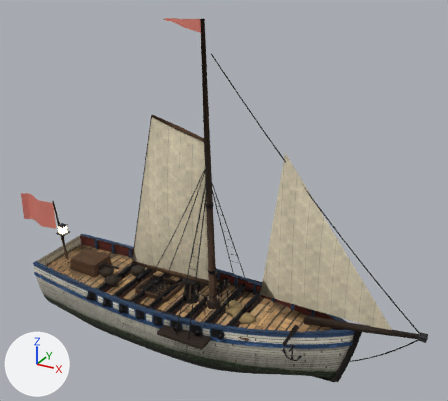
The glTF model public/models/ships/yacht.glb as it was, and as the next commit left it.
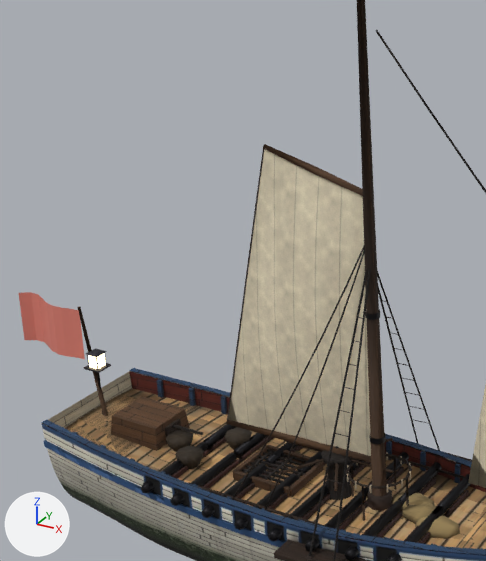
Old and new are each drawn whole from a camera (50 mm lens) standing at (12.73, -19.67, 16.22) and looking at (1.54, 0.68, 6.05) and again close up on the part from 2% to 60% of the width and 9% to 84% of the height. The lights are fixed; the arrows at lower left show +X, +Y and +Z. The first two pictures are the older version. Where no turn or scale is listed for an object, it has been applied to the vertices. Vertices at exactly the same position are counted once.

In view in the first close-up: 'LOD0_Body', 'LOD0_Flag', 'LOD0_Jib', 'LOD0_Wood', 'LOD0_m0_AftSail', 'LOD0_m0_AftYards', 'LOD1_Body', 'LOD1_Wood', 'LOD1_m0_AftSail', 'LOD2_Body', 'LOD2_Wood', 'LOD2_m0_AftSail' and 5 more.
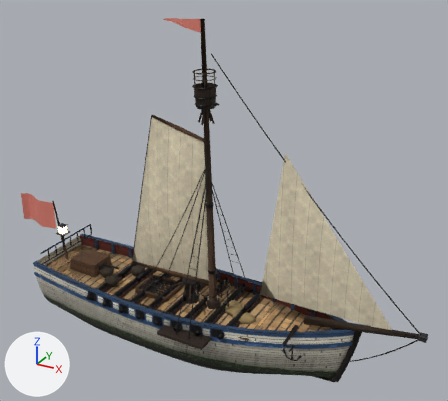
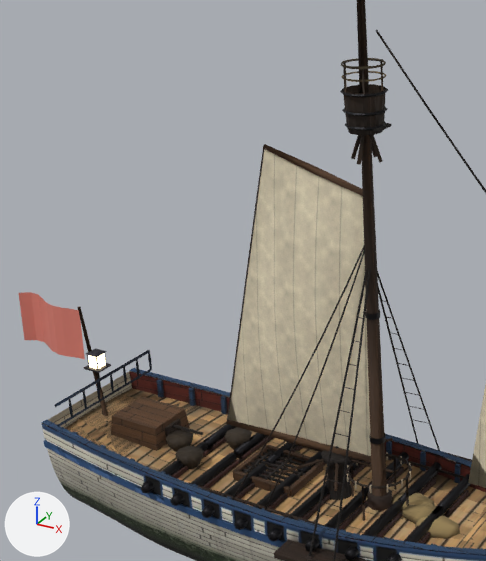
Changed parts and their boxes (x1, y1, x2, y2) in the close-ups (486 x 561 px):
'LOD0_Body', reshaped: before (41, 310, 486, 561); after (41, 86, 486, 561)
part 1 of me_lod0_body, added: after (371, 123, 392, 132)
part 2 of me_lod0_body, added: after (345, 121, 387, 131)
part 3 of me_lod0_body, added: after (342, 107, 387, 116)
part 4 of me_lod0_body, added: after (340, 86, 388, 97)
part 5 of me_lod0_wood, added: after (381, 65, 383, 96)
part 6 of me_lod0_wood, added: after (362, 69, 365, 99)
part 7 of me_lod0_wood, added: after (343, 67, 347, 97)
part 8 of me_lod0_wood, added: after (351, 135, 361, 159)
part 9 of me_lod0_wood, added: after (370, 135, 383, 163)
part 10 of me_lod0_wood, added: after (357, 135, 365, 165)
part 11 of me_lod0_wood, added: after (341, 58, 386, 135)
part 12 of me_lod0_wood, added: after (54, 350, 152, 427)
part 13 of me_lod1_wood, added: after (343, 84, 384, 135)

The change, as a list of edits to the scene's bpy script:
```text
Change me_lod0_body:
    used by ob_lod0_body; location = (0.0, 0.0, 0.0)
    remove me_lod0_body.from_pydata(...)  # 5216 vertices, 8704 faces; spans x -7.3..7.7, y -2.9..2.8, z -1.2..6.1
    add me_lod0_body.from_pydata(...)  # 5398 vertices, 9028 faces; spans x -7.3..7.7, y -2.9..2.8, z -1.2..10.9
    me_lod0_body part 1: a new loose piece, a box spanning x 1.086..1.586, y -0.25..0.25, z 10.141..10.188, in mat_yacht_atlas
    me_lod0_body part 2: a new loose piece of 50 vertices spanning x 0.7..1.6, y -0.4..0.4, z 10.1..10.2, in mat_yacht_atlas
    me_lod0_body part 3: a new loose piece of 50 vertices spanning x 0.7..1.6, y -0.5..0.5, z 10.4..10.5, in mat_yacht_atlas
    me_lod0_body part 4: a new loose piece of 50 vertices spanning x 0.6..1.6, y -0.5..0.5, z 10.8..10.9, in mat_yacht_atlas
    other edits to the shape of me_lod0_body do not show in these pictures
Change me_lod0_wood:
    used by ob_lod0_wood; location = (0.0, 0.0, 0.0)
    remove me_lod0_wood.from_pydata(...)  # 2229 vertices, 3156 faces; spans x -7.3..10.2, y -2.7..2.7, z -1.3..13.3
    add me_lod0_wood.from_pydata(...)  # 2539 vertices, 3608 faces; spans x -7.3..10.2, y -2.7..2.7, z -1.3..13.3
    me_lod0_wood part 5: the loose piece of 6 vertices spanning x 1.2..1.3, y 0.5, z 6.1..6.2 is copied, and the copy is multiplied about its middle by the matrix ((-0.253, 0.098, 3.891), (-0.002, -3.899, 0.098), (3.892, 0.004, 0.252)), then moved by (0.3, -0.5, 4.9); it spans x 1.5..1.6, y 0.0, z 10.8..11.4
    me_lod0_wood part 6: the loose piece of 6 vertices spanning x 1.2..1.3, y -0.5, z 6.1..6.2 is copied, and the copy is multiplied about its middle by the matrix ((-0.251, 0.098, 3.871), (-0.002, -3.879, 0.098), (3.872, 0.004, 0.251)), then moved by (0.1, 0.2, 4.9); it spans x 1.3, y -0.4..-0.3, z 10.8..11.4
    me_lod0_wood part 7: the loose piece of 6 vertices spanning x 1.2..1.3, y -0.5, z 6.1..6.2 is copied, and the copy is multiplied about its middle by the matrix ((-0.268, 0.097, 3.91), (-0.003, -3.919, 0.097), (3.911, 0.003, 0.268)), then moved by (-0.4, 0.2, 4.9); it spans x 0.9, y -0.4..-0.3, z 10.8..11.4
    me_lod0_wood part 8: the loose piece of 8 vertices spanning x 1.2..1.7, y 0.0..2.5, z 1.4..7.3 is copied, and the copy is scaled about its middle by (0.483, -0.000369, -0.103), then moved by (-0.5, -1.3, 5.4); it spans x 0.8..1.1, y 0.0, z 9.4..10.0
    me_lod0_wood part 9: the loose piece of 8 vertices spanning x 1.1..1.2, y 0.0..2.5, z 1.3..7.3 is copied, and the copy is scaled about its middle by (2.4, -0.000369, -0.101), then moved by (0.2, -1.3, 5.4); it spans x 1.2..1.5, y 0.0, z 9.4..10.1
    me_lod0_wood part 10: the loose piece of 8 vertices spanning x 1.1..1.2, y -2.5..0.0, z 1.3..7.3 is copied, and the copy is scaled about its middle by (0.408, -0.0947, -0.102), then moved by (0.0, 1.1, 5.4); it spans x 1.1..1.2, y -0.4..-0.1, z 9.4..10.1
    me_lod0_wood part 11: 134 vertices added at x 0.7..1.5, y -0.4..0.4, z 10.0..11.4
    me_lod0_wood part 12: 108 vertices added at x -6.7..-6.6, y -1.7..1.8, z 2.0..2.6
    other edits to the shape of me_lod0_wood do not show in these pictures
Change me_lod1_wood:
    used by ob_lod1_wood; location = (0.0, 0.0, 0.0)
    remove me_lod1_wood.from_pydata(...)  # 371 vertices, 486 faces; spans x -7.3..10.1, y -2.2..2.2, z -1.3..13.3
    add me_lod1_wood.from_pydata(...)  # 411 vertices, 550 faces; spans x -7.3..10.1, y -2.2..2.2, z -1.3..13.3
    me_lod1_wood part 13: a new loose piece of 40 vertices spanning x 0.7..1.5, y -0.4..0.4, z 10.0..10.9, in mat_yacht_wood
```
